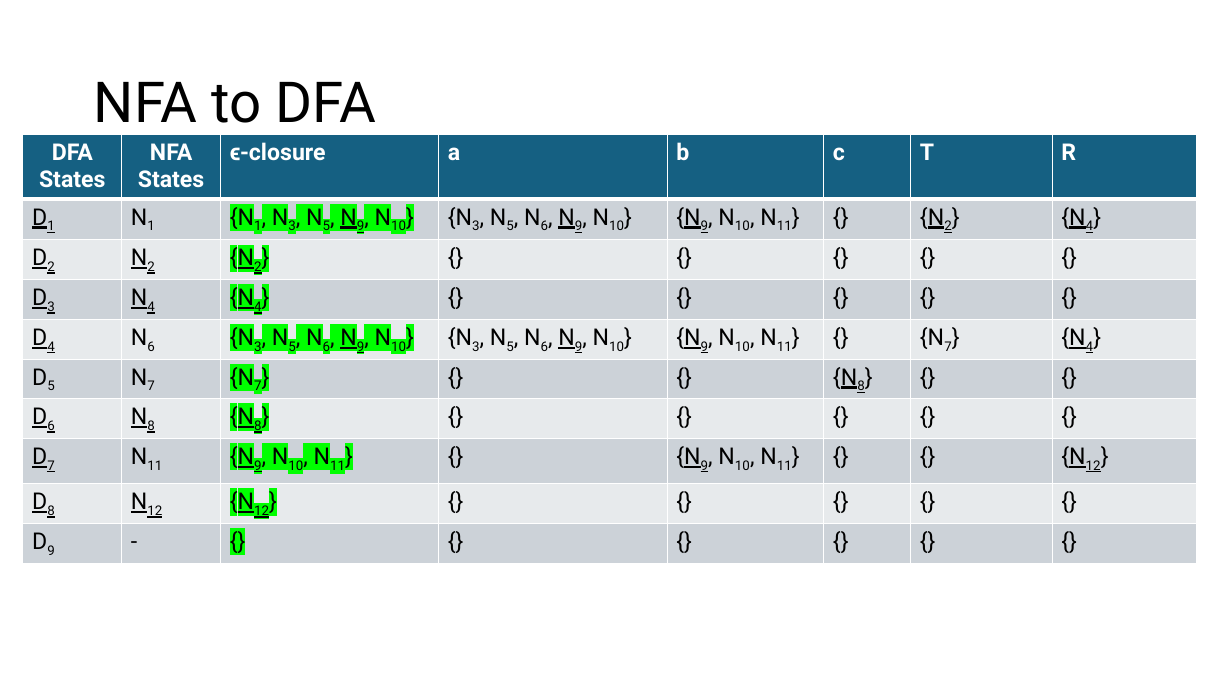
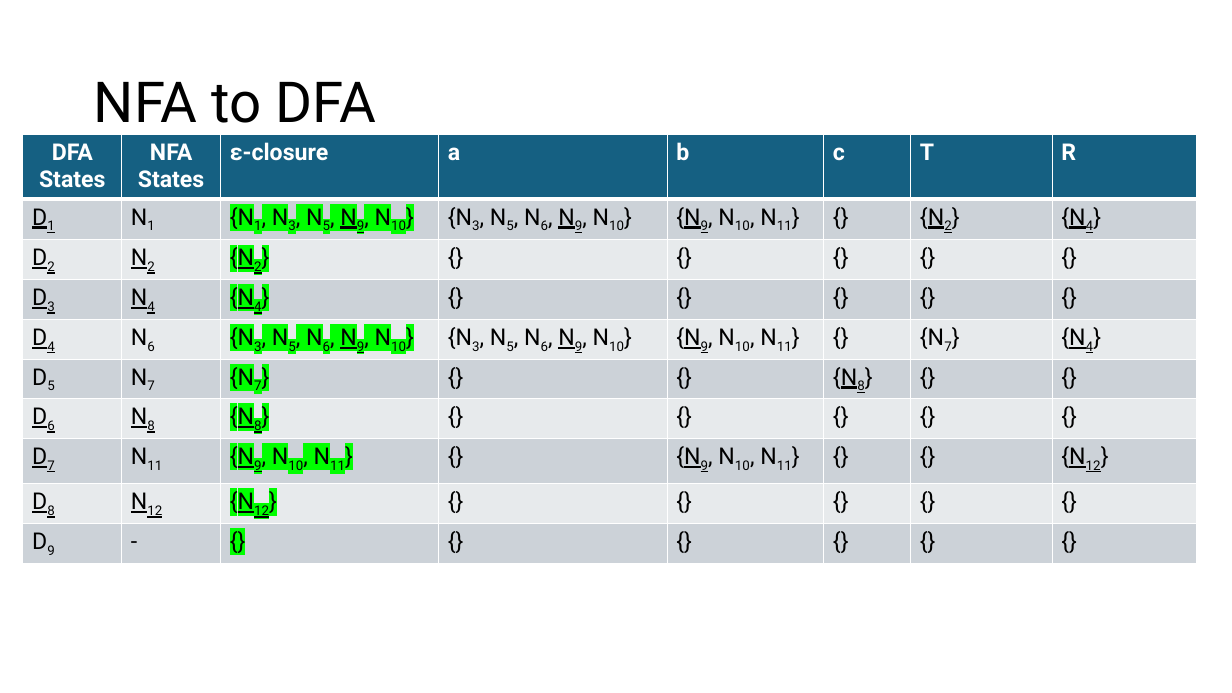
Before and after one commit to Danieldv-s/Research-Materials, a slide deck: slide 29 of Syntax-Analysis/Section2.13Expansion.pptx (slide 14 before the commit). Drawn at 1232x693 pixels with LibreOffice and Linux fonts; fonts in the diff are those of the drawing. Boxes give left, top, right and bottom in pixels: in the first picture for what was removed or moved away, otherwise in the second. Text is boxed around its words. In the diff, an @@ line names an element or a change of style, - is before the commit and + after.

```diff
--- a/Syntax-Analysis/Section2.13Expansion.pptx
+++ b/Syntax-Analysis/Section2.13Expansion.pptx
@@ table at box(23, 134, 1197, 559) @@
-row 1, column 3: ϵ-closure
+row 1, column 3: ε-closure
```
Also in this commit, not shown: 13 other slides changed, 15 slides added.
